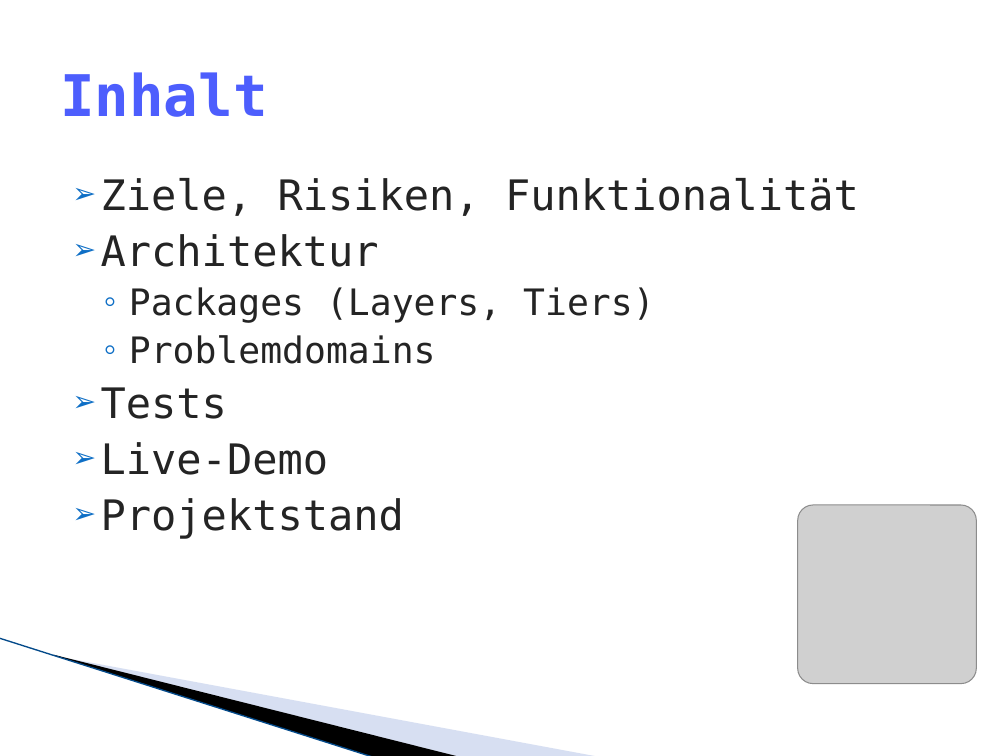
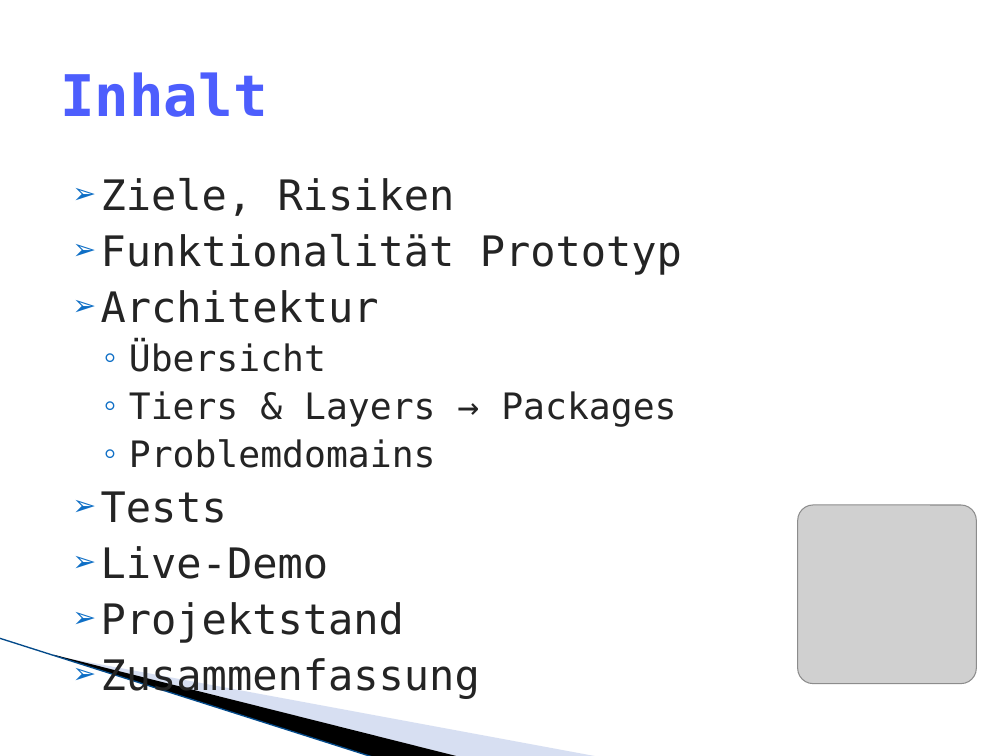
Before and after one commit to lukaselmer/hsr-mrt-software-engineering-2-project, a slide deck: slide 2 of doc/05_Design/praesentation.pptx. Drawn at 1008x756 pixels with LibreOffice and Linux fonts; fonts in the diff are those of the drawing; grey boxes stand for pictures; background and template pictures are left out. Boxes give left, top, right and bottom in pixels: in the first picture for what was removed or moved away, otherwise in the second. Text is boxed around its words. In the diff, an @@ line names an element or a change of style, - is before the commit and + after.

```diff
--- a/doc/05_Design/praesentation.pptx
+++ b/doc/05_Design/praesentation.pptx
@@ text at (101, 178, 682, 643): paragraph added @@
+➢ Zusammenfassung
@@ text at (101, 178, 682, 275): text changed @@
-➢ Ziele, Risiken, Funktionalität
+➢ Ziele, Risiken
+➢ Funktionalität Prototyp
@@ text at (129, 343, 676, 427): text changed @@
-  ◦ Packages (Layers, Tiers)
+  ◦ Übersicht
+  ◦ Tiers & Layers → Packages
```
Also in this commit, not shown: 11 other slides changed, 9 slides added, 1 other file.
